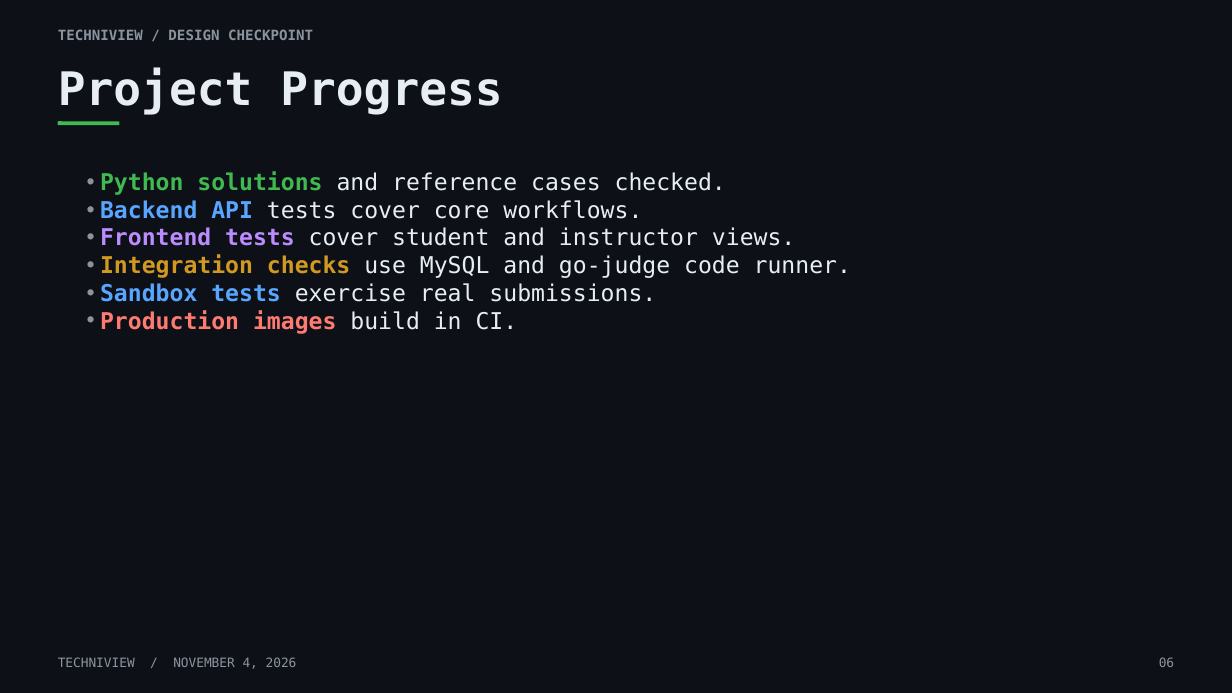
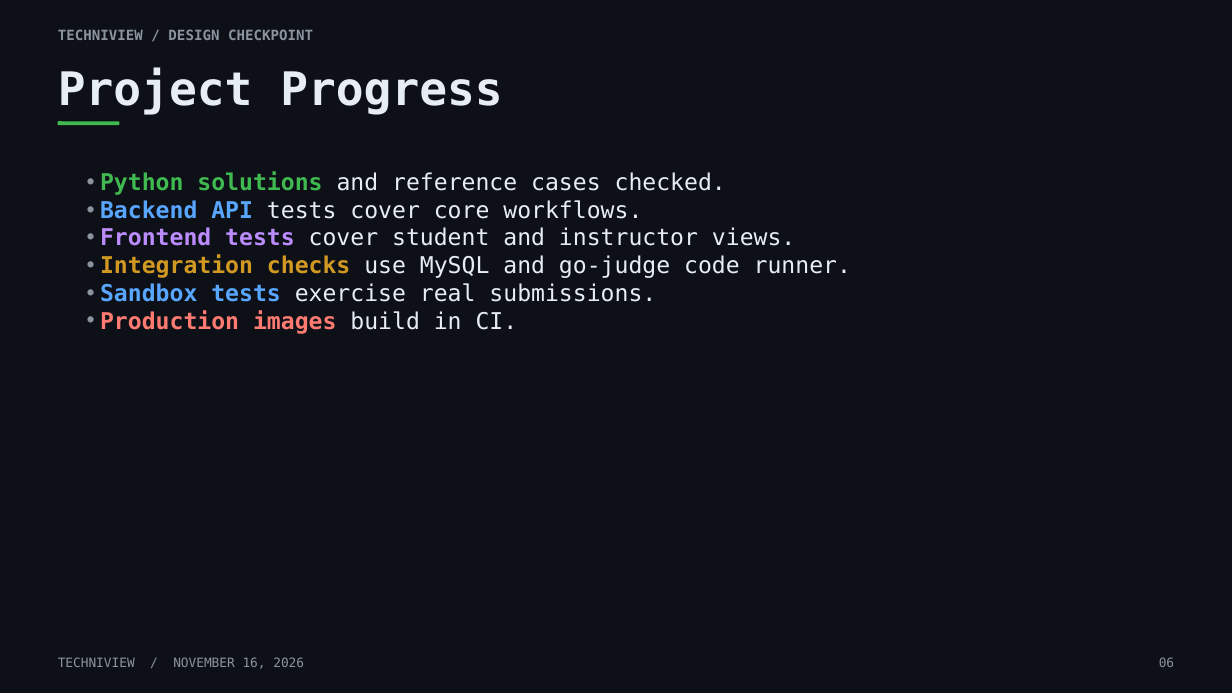
Before and after one commit to techniview/techniview, a slide deck: slide 6 of presentation/TechniView_Presentation.pptx. Drawn at 1232x693 pixels with LibreOffice and Linux fonts; fonts in the diff are those of the drawing. Boxes give left, top, right and bottom in pixels: in the first picture for what was removed or moved away, otherwise in the second. Text is boxed around its words. In the diff, an @@ line names an element or a change of style, - is before the commit and + after.

```diff
--- a/presentation/TechniView_Presentation.pptx
+++ b/presentation/TechniView_Presentation.pptx
@@ text at box(58, 657, 304, 669): text changed @@
-TECHNIVIEW / NOVEMBER 4, 2026
+TECHNIVIEW / NOVEMBER 16, 2026
```
Also in this commit, not shown: 12 other slides changed, 4 other files.
